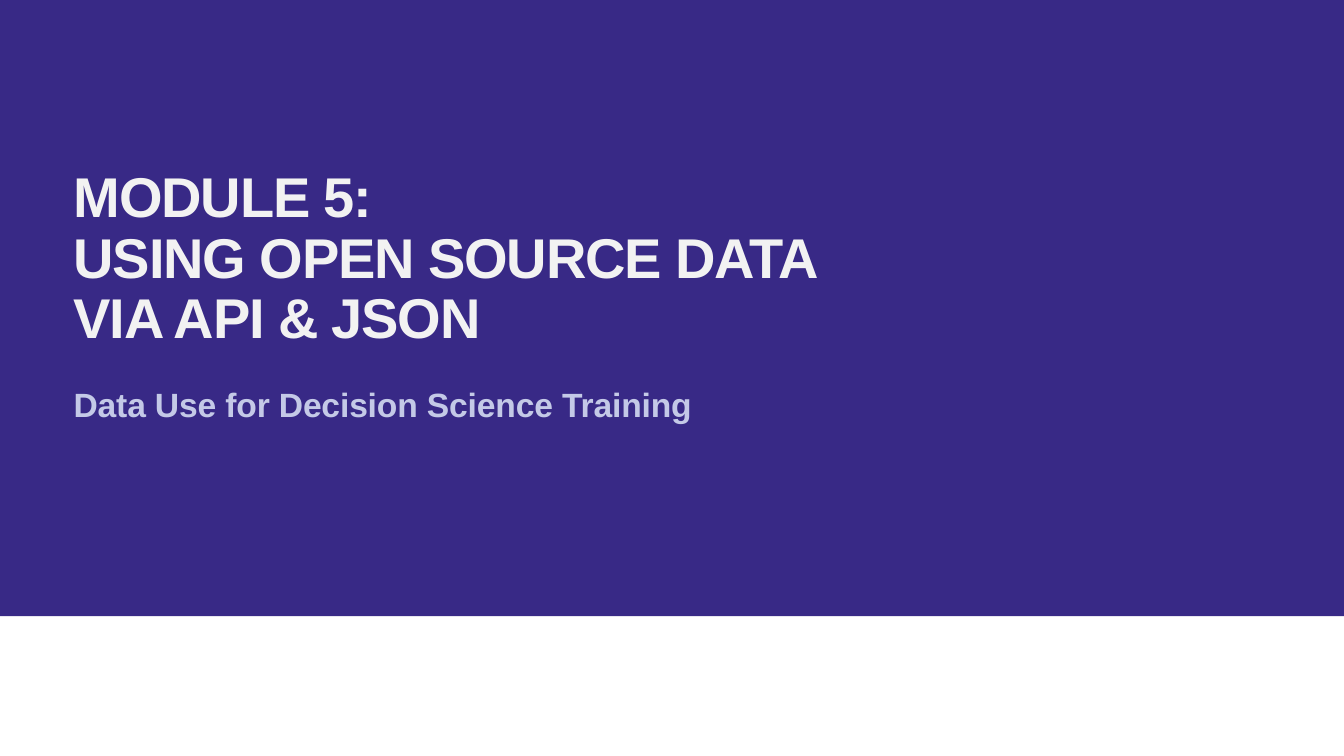
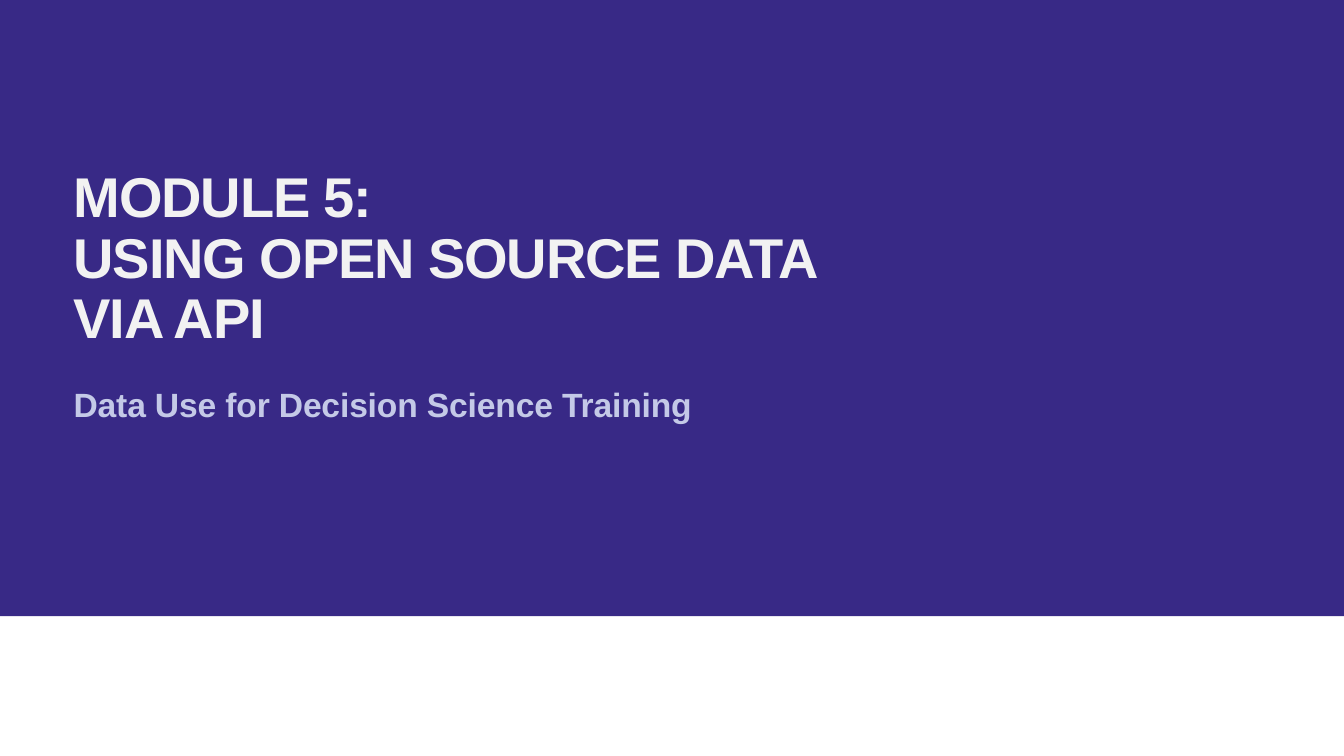
Before and after one commit to sooyoung1021/Module-5-Open-Source-Data, a slide deck: slide 1 of presentations/Module 5_Open Source Data.pptx. Drawn at 1344x756 pixels with LibreOffice and Linux fonts; fonts in the diff are those of the drawing; background and template pictures are left out. Boxes give left, top, right and bottom in pixels: in the first picture for what was removed or moved away, otherwise in the second. Text is boxed around its words. In the diff, an @@ line names an element or a change of style, - is before the commit and + after.

```diff
--- a/presentations/Module 5_Open Source Data.pptx
+++ b/presentations/Module 5_Open Source Data.pptx
@@ title at (74, 178, 819, 338): text changed @@
-MODULE 5:
-USING OPEN SOURCE DATA VIA API & JSON
+MODULE 5:
+USING OPEN SOURCE DATA VIA API
```
Also in this commit, not shown: 8 other slides changed, 12 slides added, 4 slides removed, 1 other file.
